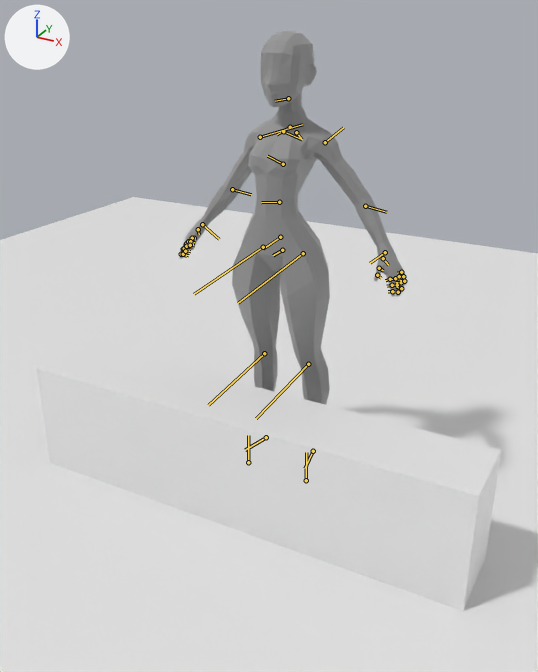
An edit to the Blender file unity/PeiramaVR/Assets/SixtyMeters/characters/animations/sittingAnimations.blend, drawn before and after from the same camera.
Camera for both pictures: a 50 mm camera at (1.18, -2.24, 1.69) aimed at (0.08, -0.25, 0.7). The lights are fixed; the arrows at upper left show +X, +Y and +Z. The bones that bend it are drawn over the model as lines.
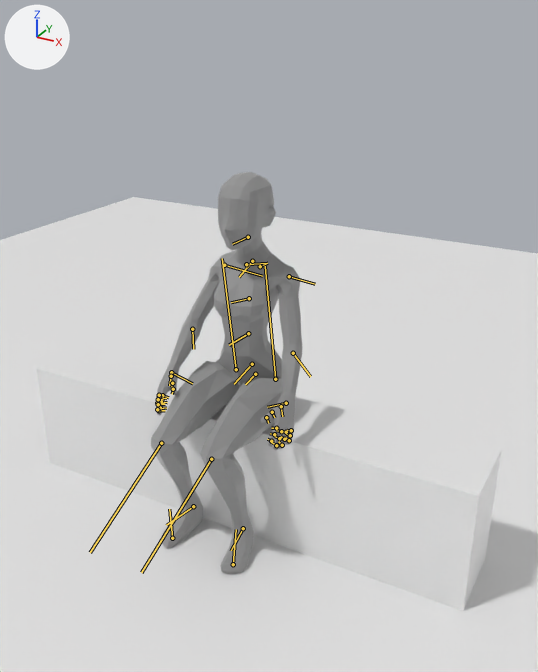
The newer file adds an action. The first version stands in its rest pose; the second is drawn at frame 0 of the action 'SitIdleOnBench'.

Boxes (x1, y1, x2, y2) around the edits, measured in the pictures (538 x 672 px):
'Female_Animation_Mesh (Hide)', posed: before (179, 30, 406, 405); after (151, 172, 302, 574)
bone 'Character Pelvis', root to tip: before (282, 250) to (273, 255); after (255, 374) to (245, 384)
bone 'Character Spine', root to tip: before (280, 237) to (263, 249); after (252, 364) to (234, 384)
bone 'Character Spine1', root to tip: before (279, 202) to (261, 202); after (248, 333) to (229, 345)
bone 'Character Spine2', root to tip: before (283, 164) to (267, 156); after (249, 298) to (231, 302)
bone 'Character Head', root to tip: before (288, 98) to (275, 101); after (248, 237) to (232, 244)
bone 'Character L UpperArm', root to tip: before (325, 142) to (343, 127); after (289, 276) to (315, 284)
bone 'Character R UpperArm', root to tip: before (260, 137) to (302, 124); after (224, 265) to (262, 276)
bone 'Character R Forearm', root to tip: before (232, 189) to (251, 194); after (192, 329) to (193, 349)
bone 'Character L Thigh', root to tip: before (303, 253) to (238, 303); after (275, 379) to (265, 266)
bone 'Character L Calf', root to tip: before (308, 364) to (256, 418); after (211, 459) to (141, 572)
bone 'Character L Foot', root to tip: before (313, 451) to (305, 468); after (243, 528) to (231, 550)
bone 'Character L Toe0', root to tip: before (306, 480) to (306, 452); after (233, 564) to (236, 529)
bone 'Character R Thigh', root to tip: before (263, 247) to (194, 294); after (236, 369) to (222, 258)
bone 'Character R Calf', root to tip: before (264, 353) to (208, 405); after (161, 443) to (90, 552)
bone 'Character R Foot', root to tip: before (266, 437) to (245, 450); after (193, 506) to (166, 525)

The change in detail:
Bone 'Character Pelvis' (bone_character_pelvis) moves from (0.0, 0.0, 0.0) to (-40.1, 19.7, 0.0).
Bone 'Character Pelvis' (bone_character_pelvis) turns from (0, 0, 0) to (0, 0, 7) degrees about its own x, y and z.
Bone 'Character Spine' (bone_character_spine) turns from (0, 0, 0) to (0, 0, -1) degrees about its own x, y and z.
Bone 'Character Spine1' (bone_character_spine1) turns from (0, 0, 0) to (0, 0, 2) degrees about its own x, y and z.
Bone 'Character Spine2' (bone_character_spine2) turns from (0, 0, 0) to (0, 0, 3) degrees about its own x, y and z.
Bone 'Character Head' (bone_character_head) turns from (0, 0, 0) to (0, 0, -12) degrees about its own x, y and z.
Bone 'Character L UpperArm' (bone_character_l_upperarm) turns from (0, 0, 0) to (-17, 18, -40) degrees about its own x, y and z.
Bone 'Character R UpperArm' (bone_character_r_upperarm) turns from (0, 0, 0) to (19, -14, -40) degrees about its own x, y and z.
Bone 'Character R Forearm' (bone_character_r_forearm) turns from (0, 0, 0) to (-18, -20, -3) degrees about its own x, y and z.
Bone 'Character L Thigh' (bone_character_l_thigh) turns from (0, 0, 0) to (-2, 2, 92) degrees about its own x, y and z.
Bone 'Character L Calf' (bone_character_l_calf) turns from (0, 0, 0) to (2, 2, -103) degrees about its own x, y and z.
Bone 'Character L Foot' (bone_character_l_foot) moves from (0.0, 0.0, 0.0) to (-0.1, 0.1, 0.0).
Bone 'Character L Foot' (bone_character_l_foot) turns from (0, 0, 0) to (-1, -5, 21) degrees about its own x, y and z.
Bone 'Character L Toe0' (bone_character_l_toe0) turns from (0, 0, 0) to (-2, 0, 8) degrees about its own x, y and z.
Bone 'Character R Thigh' (bone_character_r_thigh) turns from (0, 0, 0) to (2, -2, 92) degrees about its own x, y and z.
Bone 'Character R Calf' (bone_character_r_calf) turns from (0, 0, 0) to (-2, -2, -105) degrees about its own x, y and z.
Bone 'Character R Foot' (bone_character_r_foot) moves from (0.0, 0.0, 0.0) to (0.1, -0.1, 0.0).
Bone 'Character R Foot' (bone_character_r_foot) turns from (0, 0, 0) to (1, 4, 18) degrees about its own x, y and z.
